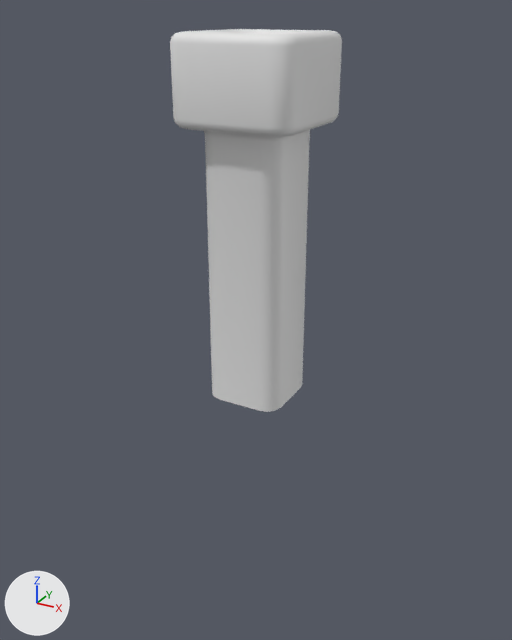
One commit to the FBX model Assets/mesh/square_pipe.fbx: the scene before it, then after it.
Camera for both pictures: a 50 mm camera at (80.5, -47.3, 4.6) aimed at (-2.0, 102.7, -70.4). Arrows for +X, +Y and +Z are at lower left; the lights stay in place.

Before the edit, the objects in view are built like this:
```python
me_cube_002 = bpy.data.meshes.new('Cube.002')
me_cube_002.from_pydata(...)  # 288 vertices, 274 faces; spans x -15.0..15.0, y -15.0..15.0, z -89.1..0.0
me_cube_002.materials.append(mat_pipe)  # its picture is missing
ob_square_pipe = bpy.data.objects.new('square_pipe', me_cube_002)
ob_square_pipe.location = (0.0, 100.0, 0.0)
```
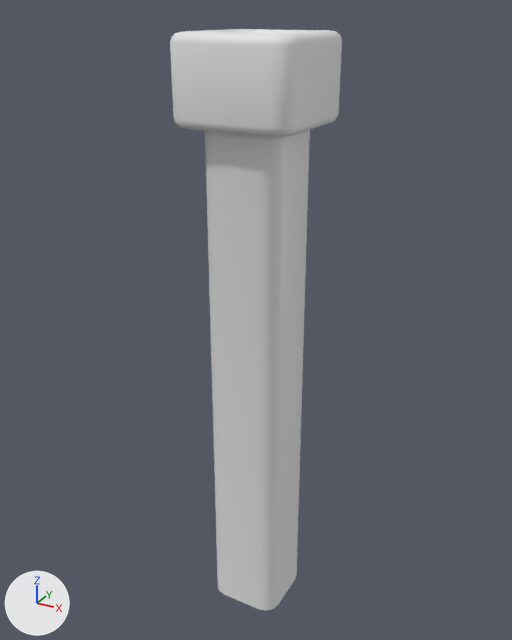
What changed in the scene script:
```text
Change me_cube_002:
    where me_cube_002.from_pydata(...)  # 288 vertices, 274 faces; spans x -15.0..15.0, y -15.0..15.0, z -89.1..0.0
    used by ob_square_pipe; location = (0.0, 100.0, 0.0)
    me_cube_002 part 1: all 16 vertices in x -10.0..10.0, y -10.0..10.0, z -89.1 are moved by (0.0, 0.0, -67.0)
```

Where the change shows, as pixel boxes [x1, y1, x2, y2] in the pictures (512 x 640 px; the box of a moved part takes in the faces that stretch with it):
'square_pipe', reshaped (52% taller): before [170, 29, 342, 412]; after [170, 29, 342, 611]
part 1 of me_cube_002, moved or reshaped: before [212, 384, 302, 412]; after [212, 384, 302, 611]
